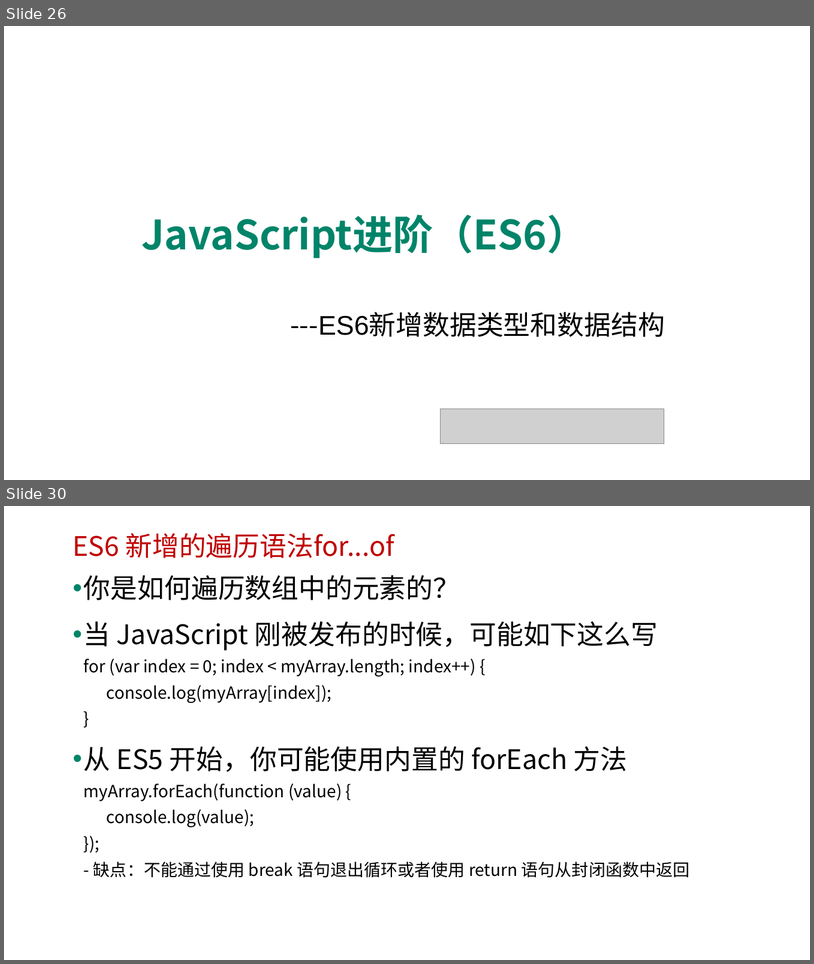
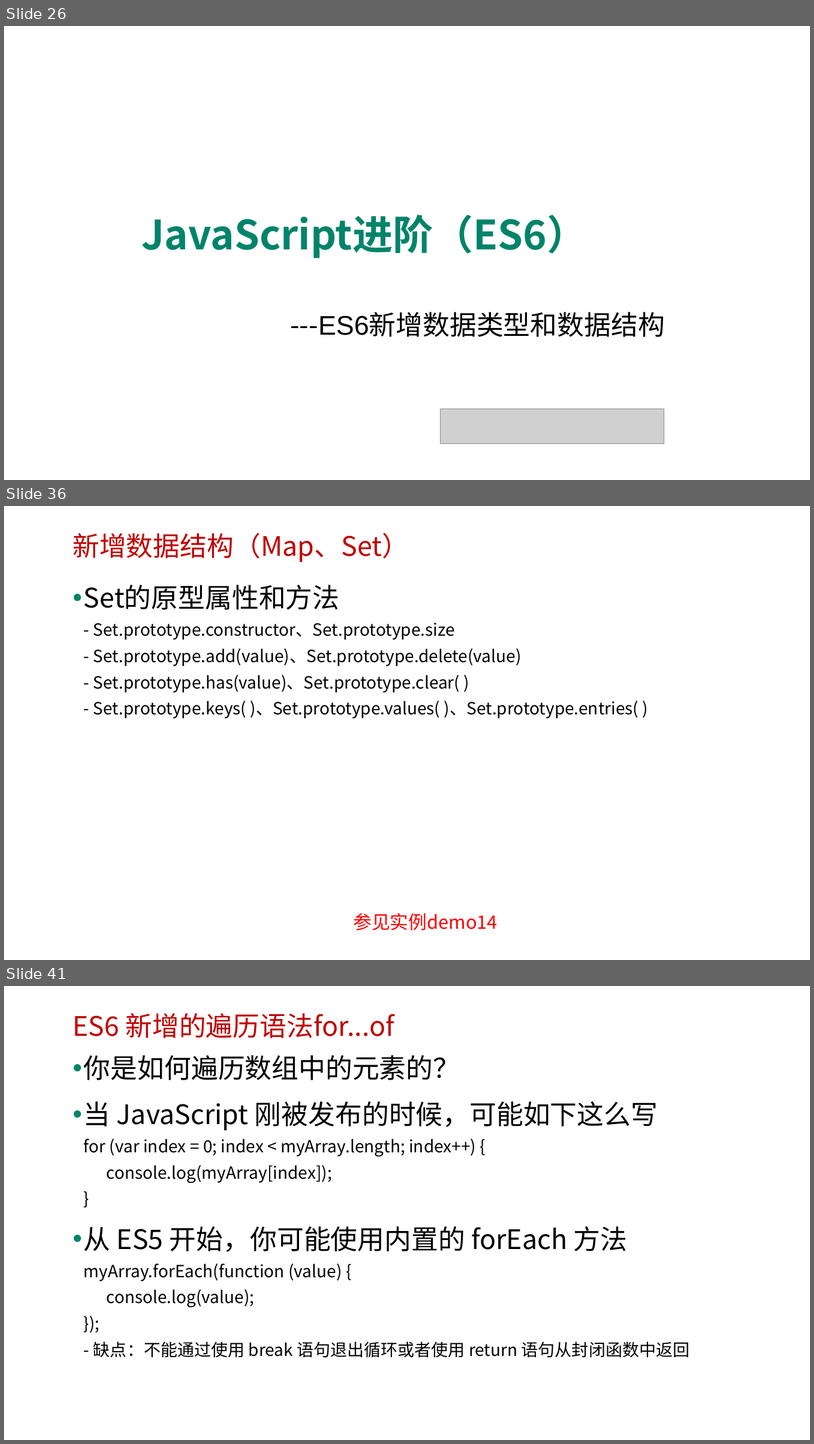
Before and after one commit to edu2act/course-javascript-advanced, a slide deck: 课程PPT/14.ECMAScript 6 二.pptx. Shown one above the other, each under a label of ours: slides 26 and 30 before the commit, slides 26, 36 and 41 after it; the slides between them are not shown. The pictures are 814x964 and 814x1444 pixels, drawn with LibreOffice and Linux fonts; fonts in the diff are those of the drawing; grey boxes stand for pictures; background and template pictures are left out. Boxes give left, top, right and bottom in pixels: in the first picture for what was removed or moved away, otherwise in the second. Text is boxed around its words. In the diff, an @@ line names an element or a change of style, - is before the commit and + after.

```diff
--- a/课程PPT/14.ECMAScript 6 二.pptx
+++ b/课程PPT/14.ECMAScript 6 二.pptx
@@ slide 36 added at [4,506,810,960], background picture (left out) @@
@@ text added at [72,532,409,562], 32 pt, text #C00000 @@
+新增数据结构（Map、Set）
@@ text added at [84,585,639,718], 20 pt, text #000000 @@
+• Set的原型属性和方法
+  - Set.prototype.constructor、Set.prototype.size
+  - Set.prototype.add(value)、Set.prototype.delete(value)
+  - Set.prototype.has(value)、Set.prototype.clear( )
+  - Set.prototype.keys( )、Set.prototype.values( )、Set.prototype.entries( )
@@ text added at [354,913,498,930], 22 pt, text #FF0000 @@
+参见实例demo14
@@ what was slide 30 is now slide 41 @@
```
Also in this commit, not shown: 4 slides changed, 10 other slides added, 9 other files.
